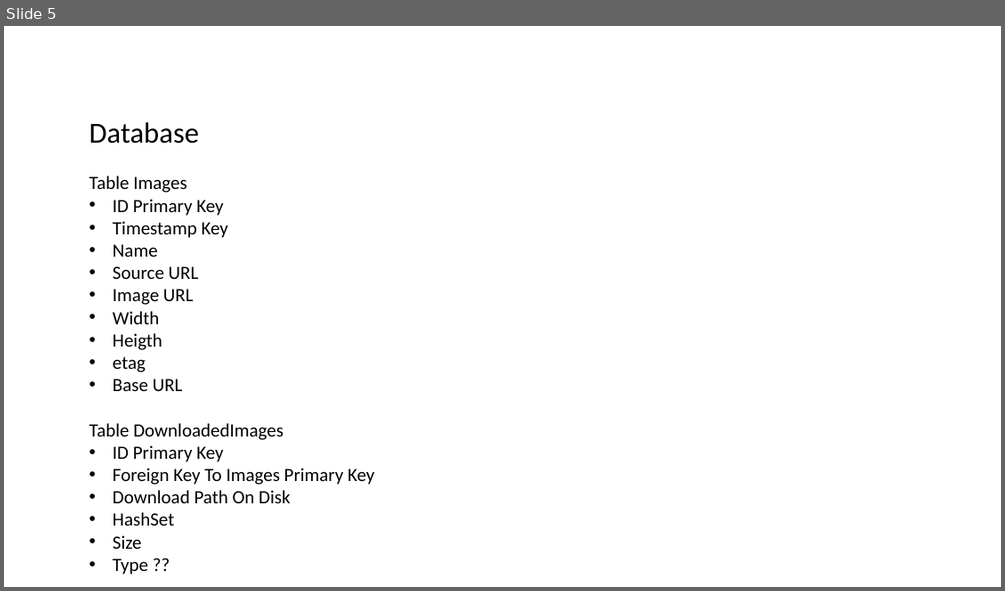
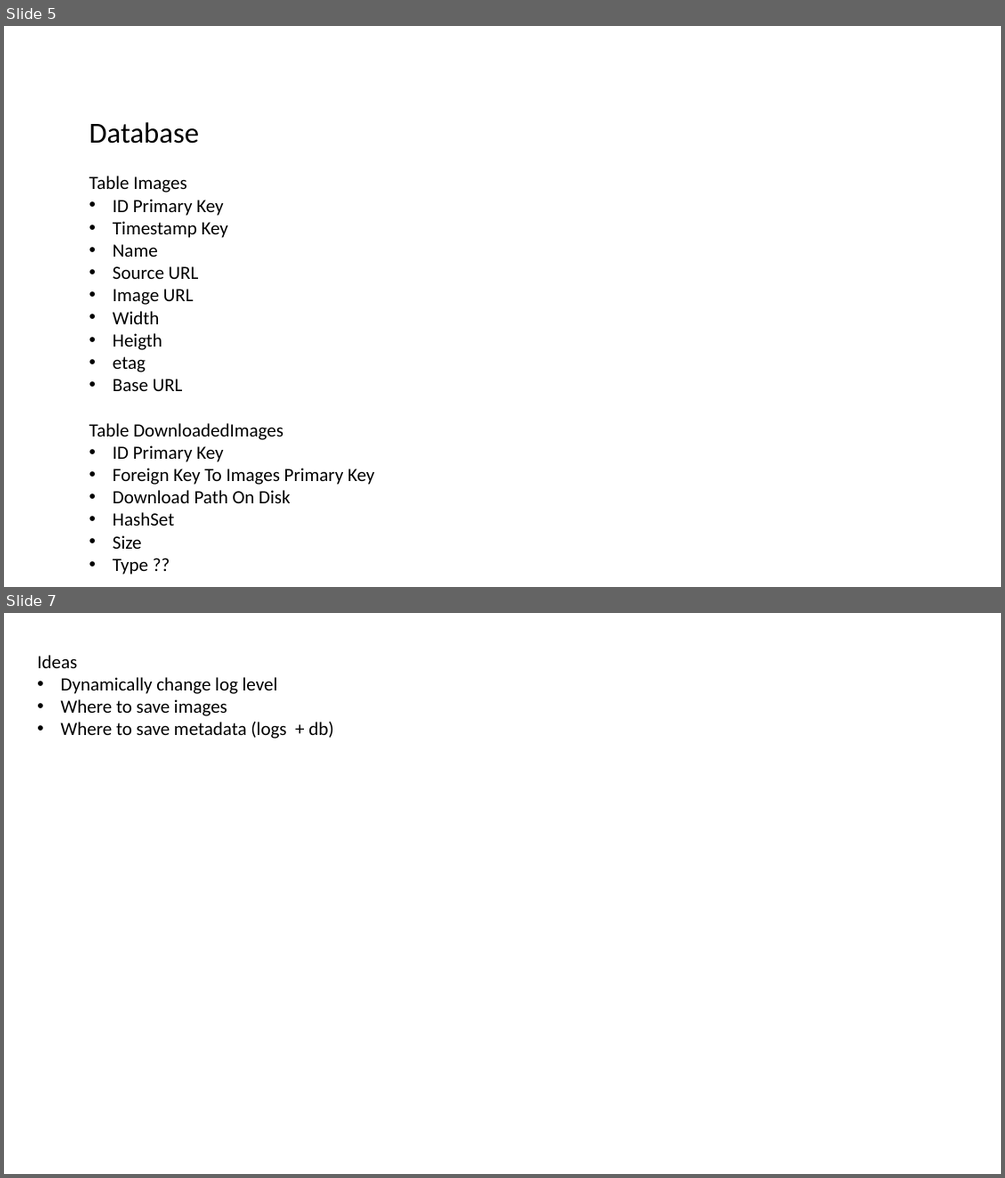
Before and after one commit to datim/squid, a slide deck: docs/design.pptx. Shown one above the other, each under a label of ours: slide 5 before the commit, slides 5 and 7 after it; the slides between them are not shown. The pictures are 1005x591 and 1005x1178 pixels, drawn with LibreOffice and Linux fonts; fonts in the diff are those of the drawing. Boxes give left, top, right and bottom in pixels: in the first picture for what was removed or moved away, otherwise in the second. Text is boxed around its words. In the diff, an @@ line names an element or a change of style, - is before the commit and + after.

```diff
--- a/docs/design.pptx
+++ b/docs/design.pptx
@@ slide 7 added at [4, 613, 1001, 1174], background #FFFFFF @@
@@ text added at [37, 655, 333, 738], 18 pt, text #000000 @@
+Ideas
+• Dynamically change log level
+• Where to save images
+• Where to save metadata (logs + db)
```
Also in this commit, not shown: 2 slides changed.
